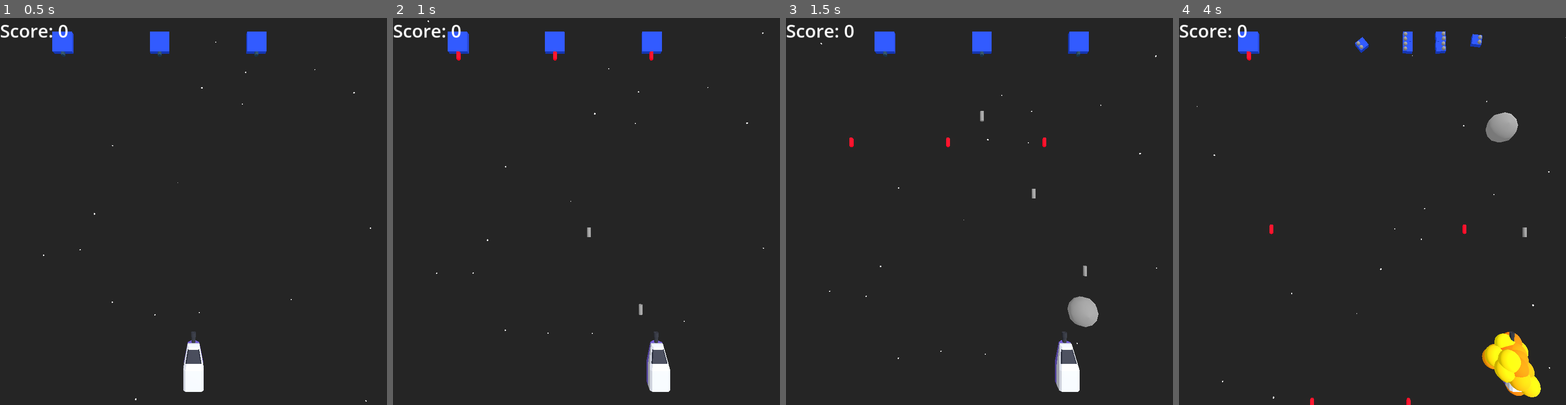
Above: before the commit, frames 1-4 (left to right).
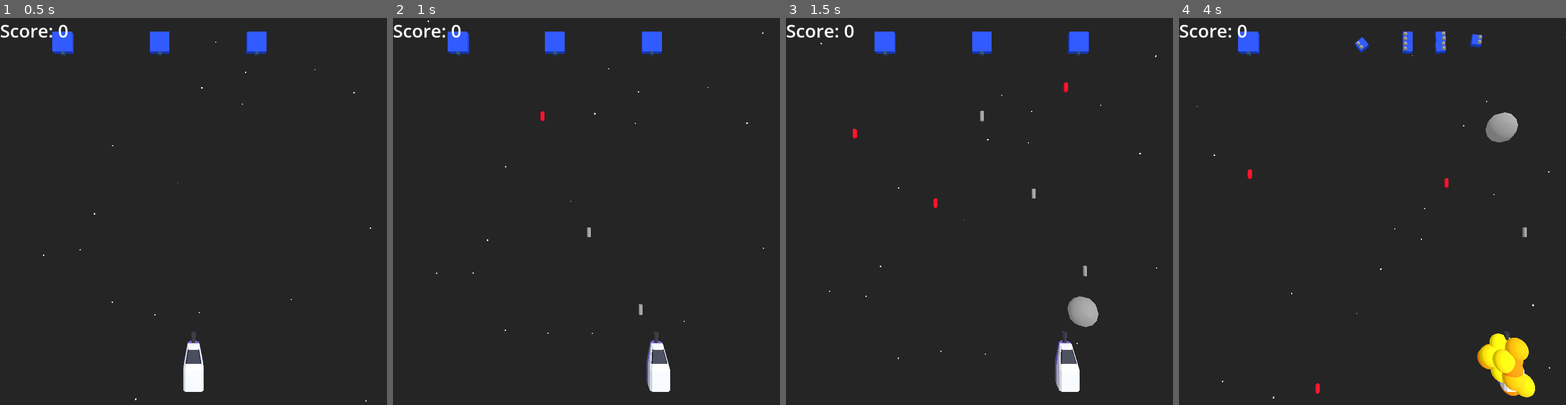
Above: after the commit, the same moments.

Repository: doctor-g/LD56
Game: Godot game, scene res://world/world.tscn
Same seed, same stepped clock (60 frames per second), same inputs: the game is played once before the commit and once after it.
Inputs (mouse positions are in pixels of both pictures, inside the frame that each line leads up to):
- Up to frame 1 (0.5 s): no input
- Up to frame 2 (1 s): move the mouse to (671, 192) at 0.52 s; hold D (move_right) from 0.53 s (still down); hold Space (fire) from 0.53 s (still down)
- Up to frame 3 (1.5 s): move the mouse to (902, 230) at 1.27 s; release D (move_right) at 1.28 s; release Space (fire) at 1.28 s; hold A (move_left) from 1.28 s (still down); tap X (launch_bubble) at 1.35 s
- Up to frame 4 (4 s): move the mouse to (1411, 126) at 2.02 s; release A (move_left) at 2.03 s; hold Space (fire) 2.03-2.78 s; hold D (move_right) 2.03-3.53 s; move the mouse to (1353, 288) at 2.77 s; tap X (launch_bubble) at 2.85 s; move the mouse to (1488, 269) at 3.52 s; hold A (move_left) from 3.53 s (still down); hold Space (fire) from 3.53 s (still down)

Frame 1 is identical in both runs. In frame 2, less than 0.1% of the frame differs, in the area x 16-68%, y 8-27%; in frame 3, 0.1%; in frame 4, 1.4%, in the area x 17-94%, y 8-100%.

Commit message:
Vary time between shots

Diff:
--- a/project/enemies/square_enemy.gd
+++ b/project/enemies/square_enemy.gd
@@ -3,6 +3,13 @@
 signal hit_left
 signal hit_right
 signal destroyed
+
+var mean_time_between_shots := 1.0
+var deviation_between_shots := 0.2
+
+func _ready() -> void:
+	_prepare_next_shot()
+
 
 func _physics_process(_delta: float) -> void:
 	if $LeftRayCast.is_colliding():
@@ -20,8 +27,15 @@
 	queue_free()
 
 
-func _on_shot_timer_timeout() -> void:
+func _prepare_next_shot() -> void:
+	var duration := randfn(mean_time_between_shots, deviation_between_shots)
+	await get_tree().create_timer(duration).timeout
+	_shoot()
+
+
+func _shoot() -> void:
 	var bullet := preload("res://enemies/enemy_bullet.tscn").instantiate()
 	get_parent().add_child(bullet)
 	bullet.global_position = $MuzzleMarker.global_position
 	bullet.top_level = true
+	_prepare_next_shot()
--- a/project/enemies/square_enemy.tscn
+++ b/project/enemies/square_enemy.tscn
@@ -46,9 +46,6 @@
 [node name="MuzzleMarker" type="Marker3D" parent="."]
 transform = Transform3D(1, 0, 0, 0, 1, 0, 0, 0, 1, 0, 0, 0.654897)
 
-[node name="ShotTimer" type="Timer" parent="."]
-autostart = true
-
 [node name="LeftRayCast" type="RayCast3D" parent="."]
 transform = Transform3D(1, 0, 0, 0, 1, 0, 0, 0, 1, -0.5, 0, 0)
 target_position = Vector3(-0.5, 0, 0)
@@ -58,5 +55,3 @@
 transform = Transform3D(1, 0, 0, 0, 1, 0, 0, 0, 1, 0.500087, 0, 0)
 target_position = Vector3(0.5, 0, 0)
 collision_mask = 32
-
-[connection signal="timeout" from="ShotTimer" to="." method="_on_shot_timer_timeout"]
